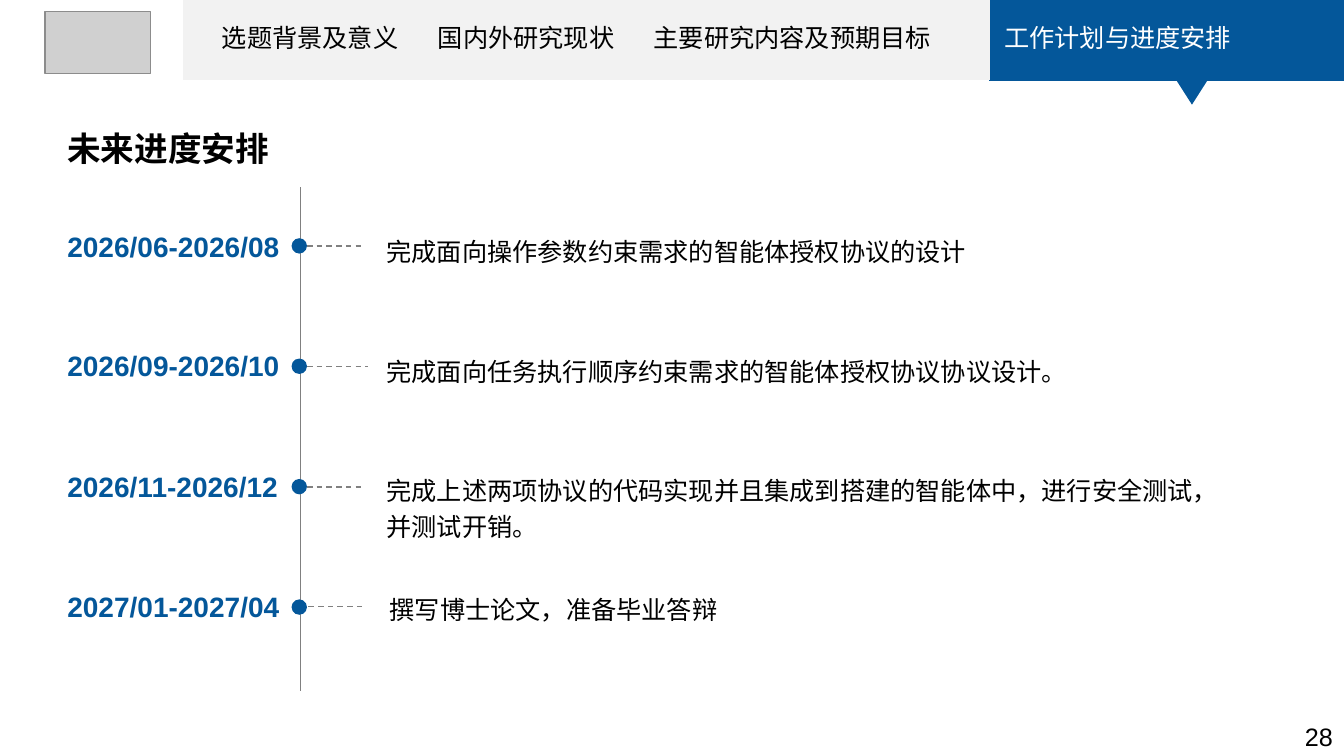
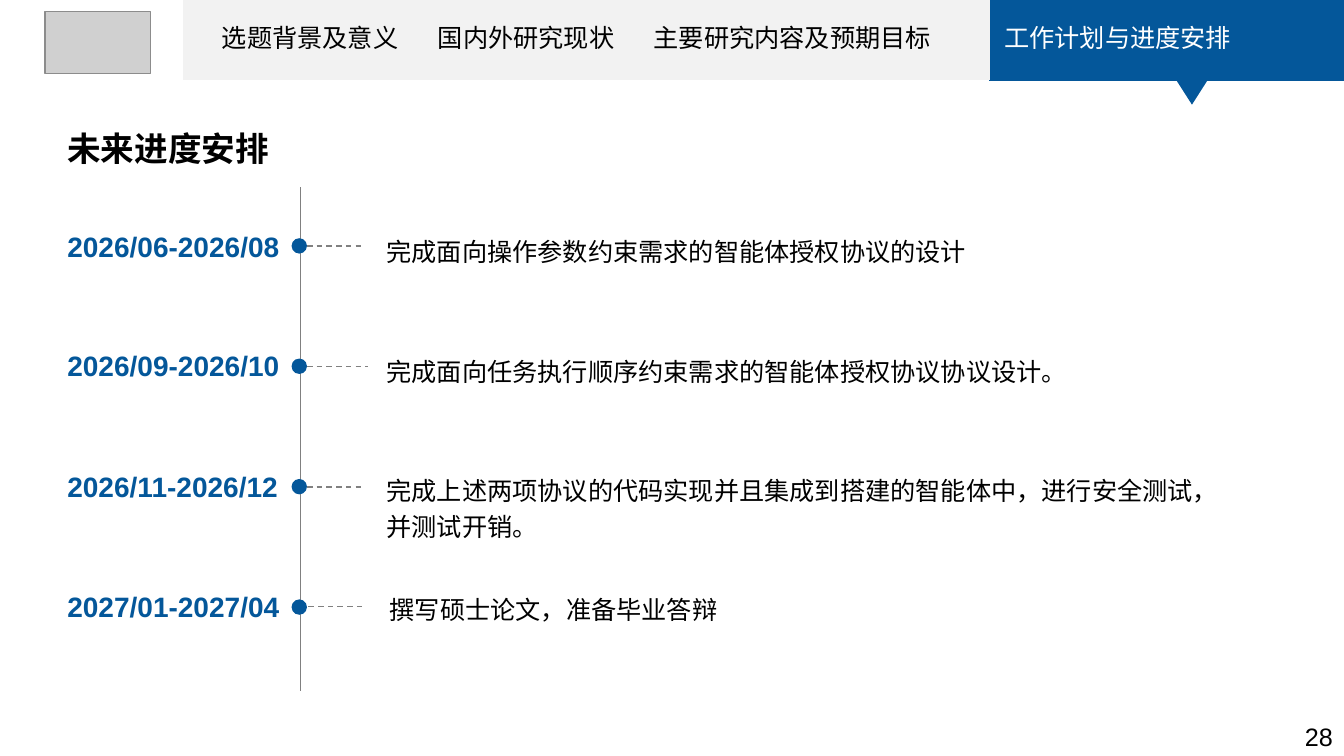
Before and after one commit to tiaxiaoer/Graduate-Paper, a slide deck: slide 43 of Graduate-Paper/Proposal/开题答辩ppt-袁伟奇.pptx (slide 30 before the commit). Drawn at 1344x756 pixels with LibreOffice and Linux fonts; fonts in the diff are those of the drawing; grey boxes stand for pictures. Boxes give left, top, right and bottom in pixels: in the first picture for what was removed or moved away, otherwise in the second. Text is boxed around its words. In the diff, an @@ line names an element or a change of style, - is before the commit and + after.

```diff
--- a/Graduate-Paper/Proposal/开题答辩ppt-袁伟奇.pptx
+++ b/Graduate-Paper/Proposal/开题答辩ppt-袁伟奇.pptx
@@ text at (390,597,718,622): text changed @@
-撰写博士论文，准备毕业答辩
+撰写硕士论文，准备毕业答辩
```
Also in this commit, not shown: 13 slides added, 51 other files.
